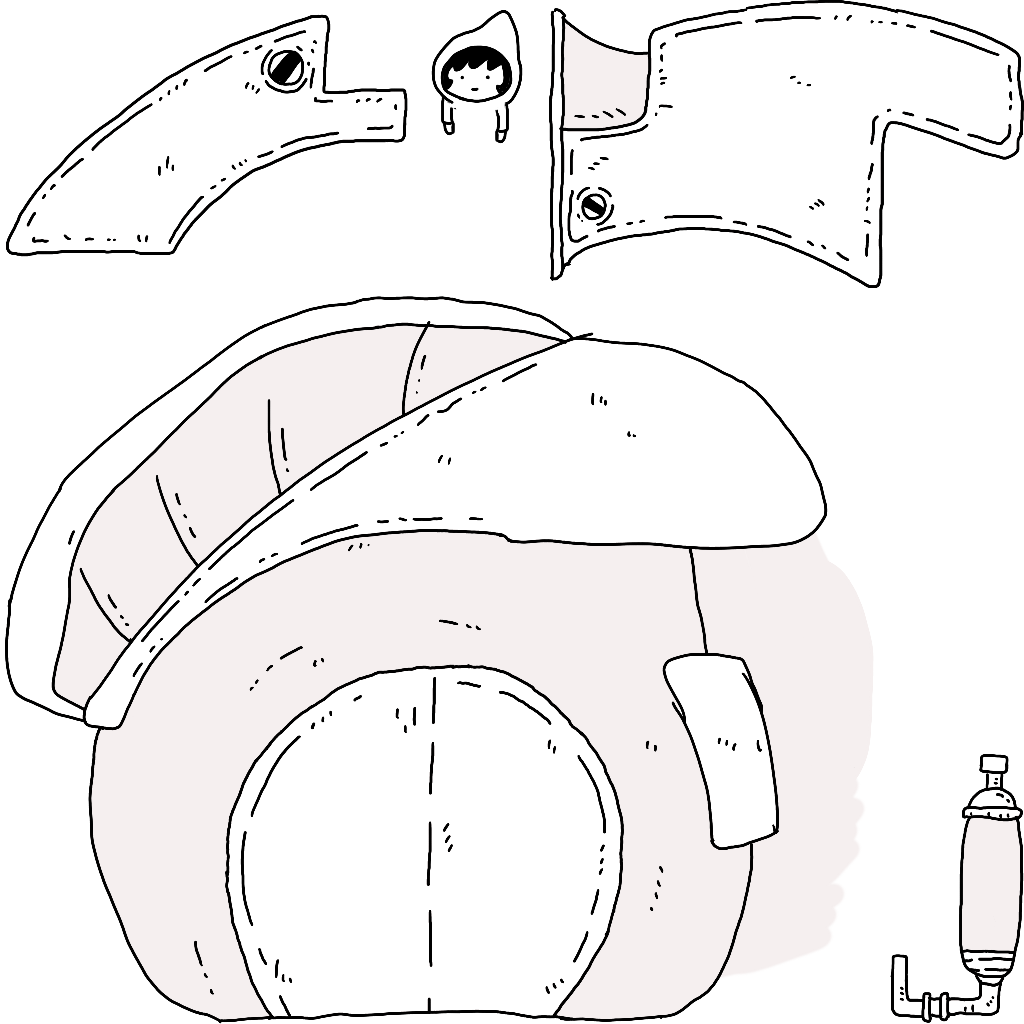
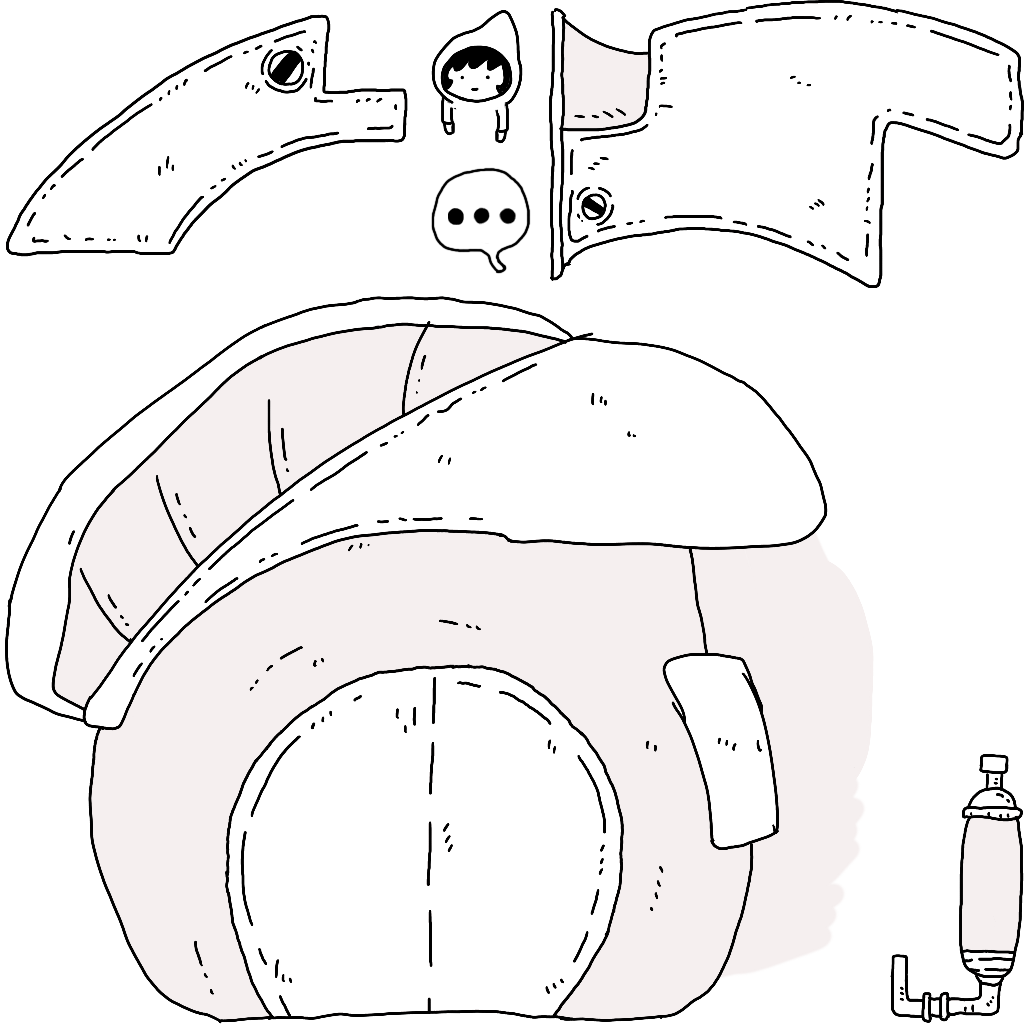
Before/after of a 1024 × 1024 layered artwork. What changed in the layer stack:
added layer "レイヤー 12" above "レイヤー 9" over [431, 167, 531, 274]
